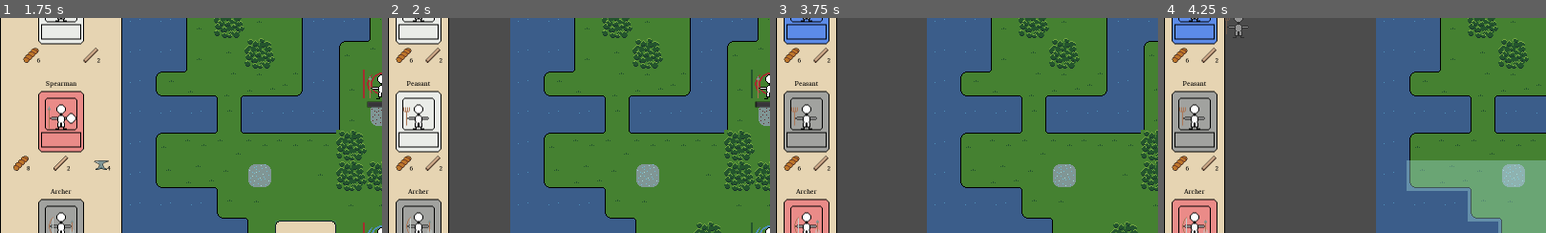
Above: before the commit, frames 1-4 (left to right).
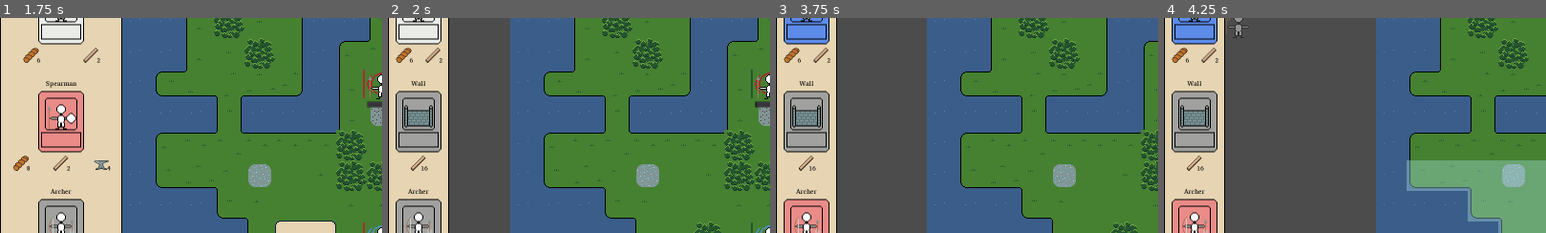
Above: after the commit, the same moments.

Repository: zaneddennis/ld51
Game: Godot game, scene res://MainMenu/MainMenu.tscn
The game is run twice, just before and just after one commit, with the same random seed, the same clock (stepped at 60 frames per second) and the same inputs.
Inputs (mouse positions are % of the whole screen's width and height, from its top left):
- Up to frame 1 (1.75 s): click "Start Game" at 0.5 s; click "PASS" at 1.25 s
- Up to frame 2 (2 s): no input
- Up to frame 3 (3.75 s): move the mouse to (72, 45) at 2.02 s; hold E (rotate_right) 2.03-2.78 s; click (72, 45) at 2.1 s; tap Enter at 2.75 s; move the mouse to (30, 55) at 2.77 s; hold Q (rotate_left) 2.78-3.5 s; click (30, 55) at 2.85 s; click (4, 12) at 3.52 s
- Up to frame 4 (4.25 s): no input
The pictures show only the part of the screen within x 0-50%, y 13-63%; the shares and areas given below are measured in that part.

Frame 1 is identical in both runs. In frame 2, 3.5% of the frame differs, in the area x 2-15%, y 29-72%; in frame 3, 1.2%; in frame 4, 1.2%.

Commit message:
added music to ActiveGame

Diff:
--- /dev/null
+++ b/ActiveGame/AI.gd
@@ -0,0 +1,5 @@
+extends Node
+
+
+func _ready():
+	pass
--- a/ActiveGame/ActiveGame.gd
+++ b/ActiveGame/ActiveGame.gd
@@ -57,7 +57,7 @@
 	phase = "ACTION"
 
 	for ix in [$UI.playerSelectionIx, $UI.opponentSelectionIx]:
-		if ix != 4:
+		if ix != 4 and ix != -1:
 			activeCards[ix] = Database.DrawCard()
 
 	$UI.ActivateAction()
@@ -74,10 +74,6 @@
 	$UI/GameOver/Panel/Title.text = "YOU HAVE " + result
 
 	$UI/GameOver.show()
-
-#func ClearPhase():
-#	for p in $UI.get_children():
-#		p.hide()
 
 
 func SpawnUnit(unitName, coords, team=0, dir=0):
--- a/ActiveGame/ActiveGame.tscn
+++ b/ActiveGame/ActiveGame.tscn
@@ -14,10 +14,13 @@
 [ext_resource path="res://ActiveGame/Art/Resources/Iron.png" type="Texture" id=12]
 [ext_resource path="res://ActiveGame/Art/Resources/Gems.png" type="Texture" id=13]
 [ext_resource path="res://ActiveGame/UI/CardOption.gd" type="Script" id=14]
+[ext_resource path="res://ActiveGame/Audio/SoundManager.gd" type="Script" id=15]
 [ext_resource path="res://ActiveGame/Art/Tiles/Units.png" type="Texture" id=16]
 [ext_resource path="res://ActiveGame/UnitInstance.tscn" type="PackedScene" id=17]
 [ext_resource path="res://ActiveGame/Art/Tiles/Tileset_Bonus.png" type="Texture" id=18]
 [ext_resource path="res://ActiveGame/UI/UIManager.gd" type="Script" id=19]
+[ext_resource path="res://ActiveGame/Audio/LD51_Action_Song.mp3" type="AudioStream" id=20]
+[ext_resource path="res://ActiveGame/AI.gd" type="Script" id=21]
 
 [sub_resource type="AtlasTexture" id=6]
 atlas = ExtResource( 16 )
@@ -1651,6 +1654,9 @@
 size_flags_vertical = 3
 text = "Exit to Desktop"
 
+[node name="AI" type="Node" parent="."]
+script = ExtResource( 21 )
+
 [node name="Timer" type="Timer" parent="."]
 wait_time = 10.0
 one_shot = true
@@ -1752,6 +1758,12 @@
 current = true
 script = ExtResource( 6 )
 
+[node name="SoundManager" type="Node" parent="."]
+script = ExtResource( 15 )
+
+[node name="MusicPlayer" type="AudioStreamPlayer" parent="SoundManager"]
+stream = ExtResource( 20 )
+
 [connection signal="pressed" from="UI/BuyCard/Pass/PassButton" to="UI" method="_on_PassButton_pressed"]
 [connection signal="timeout" from="UI/BuyCard/Timer" to="UI" method="_on_BuyCard_Timer_timeout"]
 [connection signal="timeout" from="UI/PlaceCard/Timer" to="UI" method="_on_PlaceCard_Timer_timeout"]
--- /dev/null
+++ b/ActiveGame/Audio/SoundManager.gd
@@ -0,0 +1,5 @@
+extends Node
+
+
+func _ready():
+	$MusicPlayer.play()
Not shown: 1 places in ActiveGame/ActiveGame.tscn that only renumber resources
Not shown, added: ActiveGame/Audio/LD51_Action_Song.mp3.import
Not shown, added: ActiveGame/Audio/LD51_Action_Song.mp3
